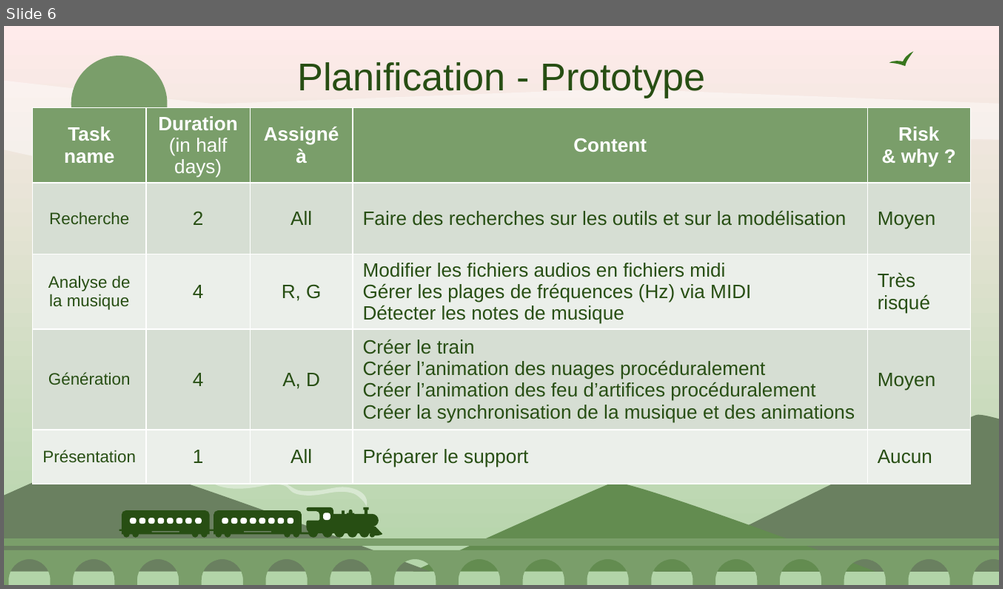
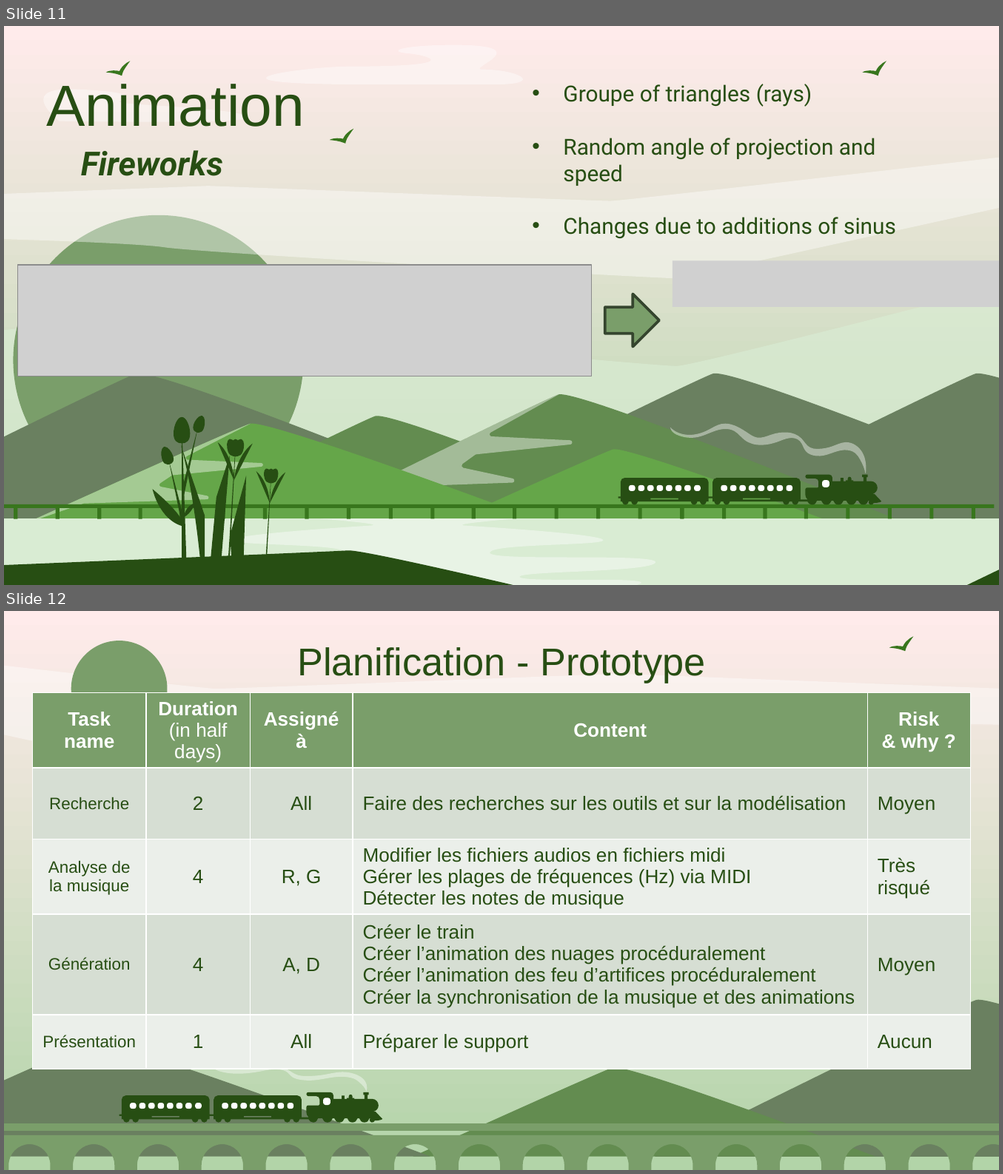
Before and after one commit to Smoother19/MusicAnimation, a slide deck: docs/presentation/PresProto.pptx. Shown one above the other, each under a label of ours: slide 6 before the commit, slides 11 and 12 after it. The pictures are 1003x589 and 1003x1174 pixels, drawn with LibreOffice and Linux fonts; fonts in the diff are those of the drawing; grey boxes stand for pictures. Boxes give left, top, right and bottom in pixels: in the first picture for what was removed or moved away, otherwise in the second. Text is boxed around its words. In the diff, an @@ line names an element or a change of style, - is before the commit and + after.

```diff
--- a/docs/presentation/PresProto.pptx
+++ b/docs/presentation/PresProto.pptx
@@ slide 11 added at box(4, 26, 999, 585), background gradient #FFEBEB to #B2D4A8 @@
@@ freeform shape added at box(176, 45, 546, 84), fill #FFFFFF at 41% opacity @@
@@ freeform shape added at box(106, 56, 134, 82), fill #38761D @@
@@ freeform shape added at box(862, 56, 891, 82), fill #38761D @@
@@ freeform shape added at box(18, 89, 264, 121), fill #FFFFFF at 41% opacity @@
@@ title added at box(46, 84, 304, 127), 42 pt, text #274E13 @@
+Animation
@@ subtitle added at box(563, 84, 896, 238), 16 pt, text #274E13 @@
+• Groupe of triangles (rays)
+• Random angle of projection and speed
+• Changes due to additions of sinus
@@ freeform shape added at box(329, 125, 358, 151), fill #38761D @@
@@ freeform shape added at box(4, 157, 999, 278), fill #FFFFFF at 41% opacity @@
@@ text added at box(81, 150, 223, 176), 24 pt, text #274E13, bold, italic @@
+Fireworks
@@ freeform shape added at box(13, 215, 304, 506), fill #7A9E6A @@
@@ picture added at box(18, 265, 592, 376) @@
@@ picture added at box(672, 261, 999, 306) @@
@@ freeform shape added at box(4, 286, 999, 477), fill #D9ECD3 at 70% opacity @@
@@ right arrow added at box(605, 295, 660, 347), fill #7A9E6A, outline #35452E 2 pt @@
@@ freeform shape added at box(4, 374, 557, 531), fill #6A8060 @@
@@ freeform shape added at box(391, 374, 999, 531), fill #6A8060 @@
@@ freeform shape added at box(654, 374, 999, 531), fill #6A8060 @@
@@ freeform shape added at box(284, 395, 918, 529), fill #638C50 @@
@@ freeform shape added at box(317, 395, 572, 512), fill #FFFFFF at 41% opacity @@
@@ freeform shape added at box(4, 424, 588, 540), fill #65A649 @@
@@ freeform shape added at box(24, 424, 264, 524), fill #FFFFFF at 41% opacity @@
@@ freeform shape added at box(100, 416, 735, 550), fill #638C50 @@
@@ group added at box(617, 424, 881, 506): 19 freeform shapes @@
@@ freeform shape added at box(412, 450, 875, 540), fill #65A649 @@
@@ group added at box(4, 504, 993, 520): 26 rectangles @@
@@ freeform shape added at box(4, 520, 999, 585), fill #D9ECD3 @@
@@ freeform shape added at box(176, 520, 660, 585), fill #FFFFFF at 41% opacity @@
@@ freeform shape added at box(4, 551, 999, 585), fill #274E13 @@
@@ group added at box(152, 416, 322, 585): 26 freeform shapes @@
@@ what was slide 6 is now slide 12 @@
```
Also in this commit, not shown: 3 slides changed, 6 other slides added, 1 slide removed.
